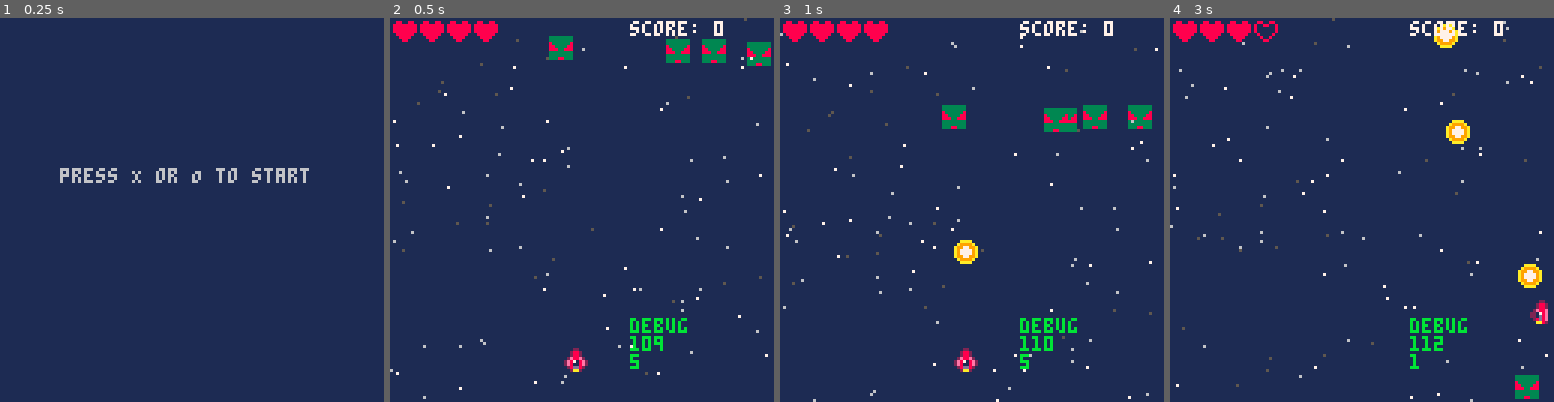
Above: before the commit, frames 1-4 (left to right).
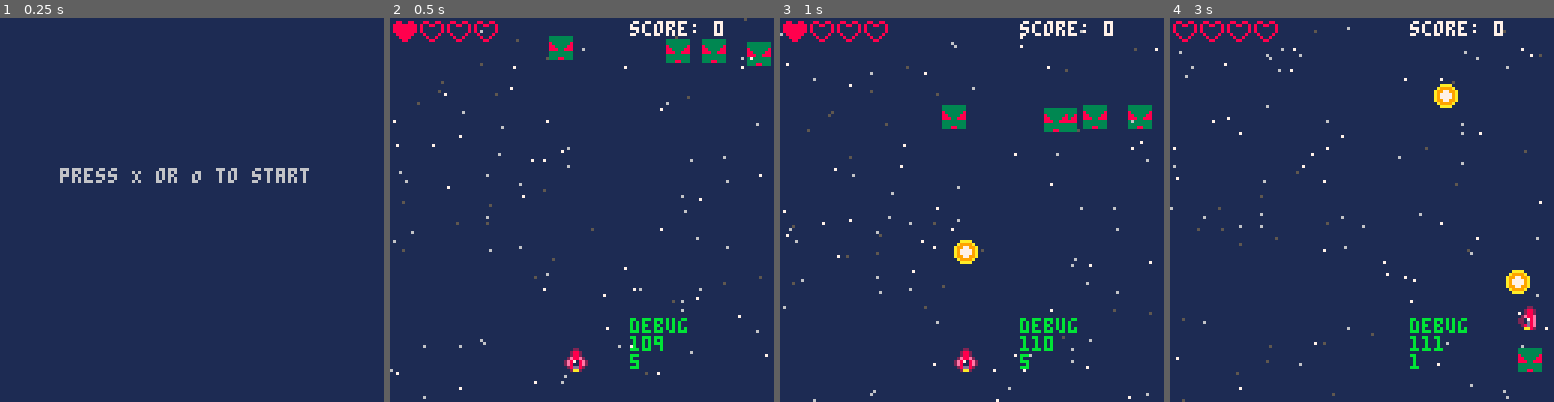
Above: after the commit, the same moments.

Repository: chihirotange/pico8
Game: PICO-8 cartridge shmup/main.p8
Two runs of this game, one before a commit and one after it. Both use one fixed random seed, a clock stepped at 60 frames per second and the inputs below.
Inputs:
- Up to frame 1 (0.25 s): no input
- Up to frame 2 (0.5 s): tap X (X key) at 0.33 s
- Up to frame 3 (1 s): tap O (Z key) at 0.7 s
- Up to frame 4 (3 s): tap X (X key) at 1.07, 1.85, 2.97 s; hold Right 1.6-2.1 s; tap O (Z key) every 0.4 s from 1.7 to 2.9 s; hold Up 2.15-2.42 s; hold Right from 2.47 s (still down)

Frame 1 is identical in both runs. In frame 2, 0.4% of the frame differs, in the area x 8-28%, y 1-6%; in frame 3, 0.4%; in frame 4, 4.1%, in the area x 0-99%, y 0-100%.

Commit message:
implemented game state screen

Diff:
--- a/shmup/gamestate.lua
+++ b/shmup/gamestate.lua
@@ -5,12 +5,12 @@
         if self.current_state == "game" then
             entities:update()
         elseif self.current_state == "start" then
-            if btn(4) or btn(5) then
+            if btnp(4) or btnp(5) then
                 self.current_state = "game"
             end
         elseif self.current_state == "end" then
-            if btn(4) or btn(5) then
-                self.current_state = "start"
+            if btnp(4) or btnp(5) then
+                self.current_state = "game"
             end
         end
     end,
@@ -28,7 +28,12 @@
             print("press X or O to start", 20, 50)
         elseif self.current_state == "end" then
             cls(1)
-            print("game over", 40, 50)
+            print("game over", 45, 50)
         end
     end,
+    on_event_received = function(self, tbl)
+       if tbl.event_id == event_system.on_player_died then
+            self.current_state = "end"
+       end
+    end
 }
--- a/shmup/player.lua
+++ b/shmup/player.lua
@@ -1,11 +1,16 @@
 player = entity:new({
     is_abstract = false,
     max_lives = 4,
-    current_lives = 4,
+    current_lives = 1,
     score = 0,
     on_event_received = function(_ENV, tbl)
         if tbl.event_id == event_system.on_spaceship_collides_enemy then
             current_lives -= 1
+            if current_lives == 0 then
+                event_system:fire_event({
+                    event_id = event_system.on_player_died
+                })
+            end
         end
     end
 })
--- a/shmup/shmup.lua
+++ b/shmup/shmup.lua
@@ -21,6 +21,7 @@
     --test
     add(event_system.listeners, sound)
     add(event_system.listeners, player)
+    add(event_system.listeners, gamestate)
 end
 
 function _update()
